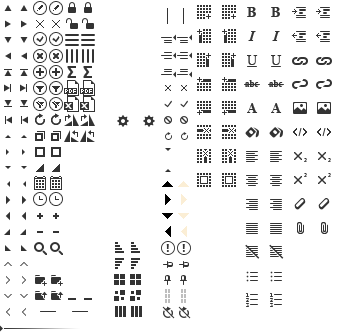
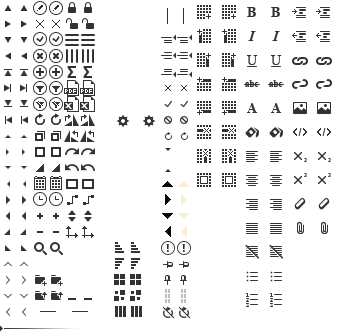
Two versions of the same layered image (340 x 336). Layer-by-layer changes:
added layer "dimension hover" above "dimension" over [82, 226, 94, 238]
added layer "dimension" above "kpi hover" over [66, 226, 78, 238]
added layer "kpi hover" above "kpi" over [84, 210, 92, 222]
added layer "kpi" above "connector hover" over [68, 210, 76, 222]
added layer "connector hover" above "connector" over [83, 195, 94, 205]
added layer "connector" above "shape hover" over [67, 195, 78, 205]
added layer "shape hover" above "shape" over [82, 179, 94, 189]
added layer "shape" above "undo hover" over [66, 179, 78, 189]
added layer "undo hover" above "undo" over [81, 164, 95, 171]
added layer "undo" above "redo hover" over [65, 164, 79, 171]
added layer "redo hover" above "redo" over [81, 148, 95, 155]
added layer "redo" above "Rotate" over [65, 148, 79, 155]
